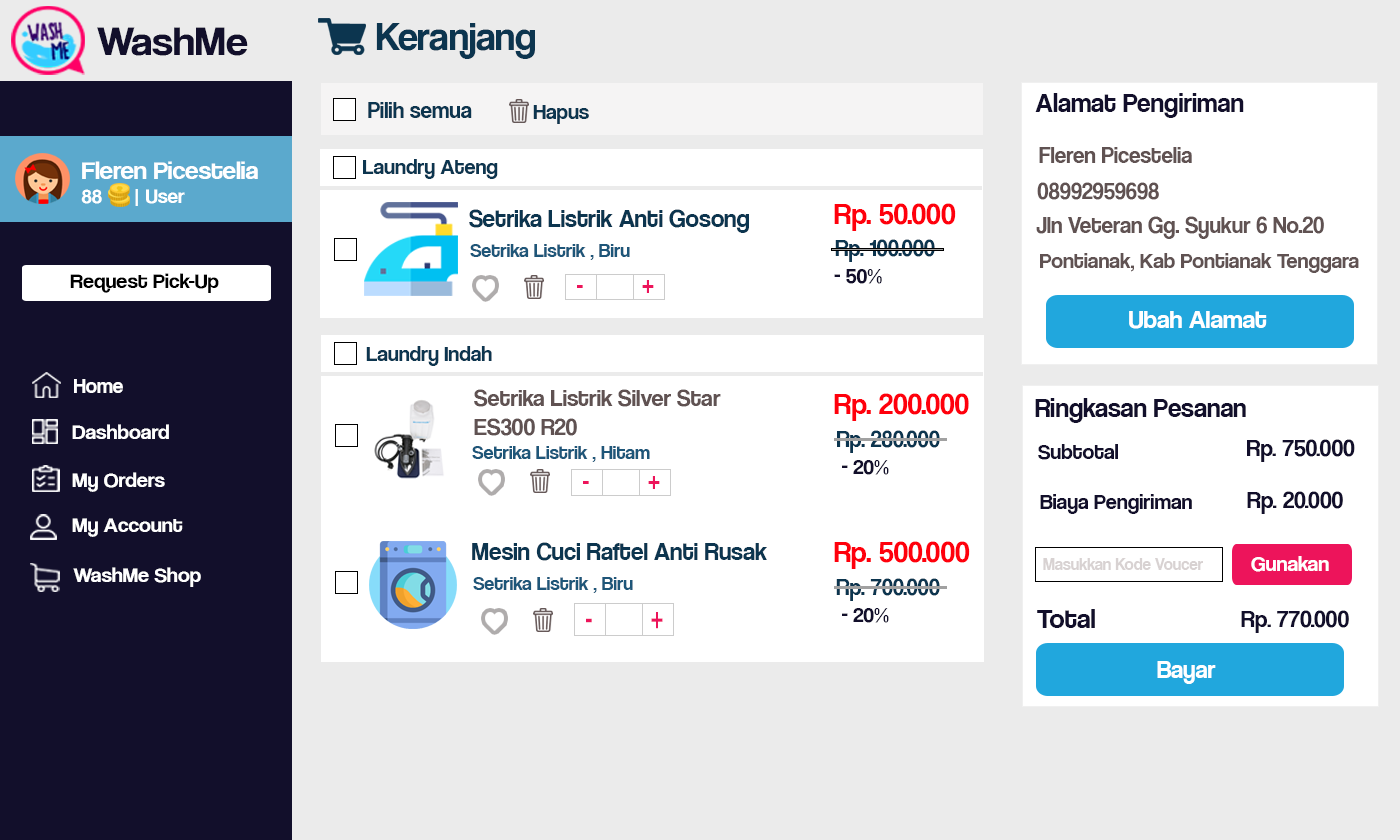
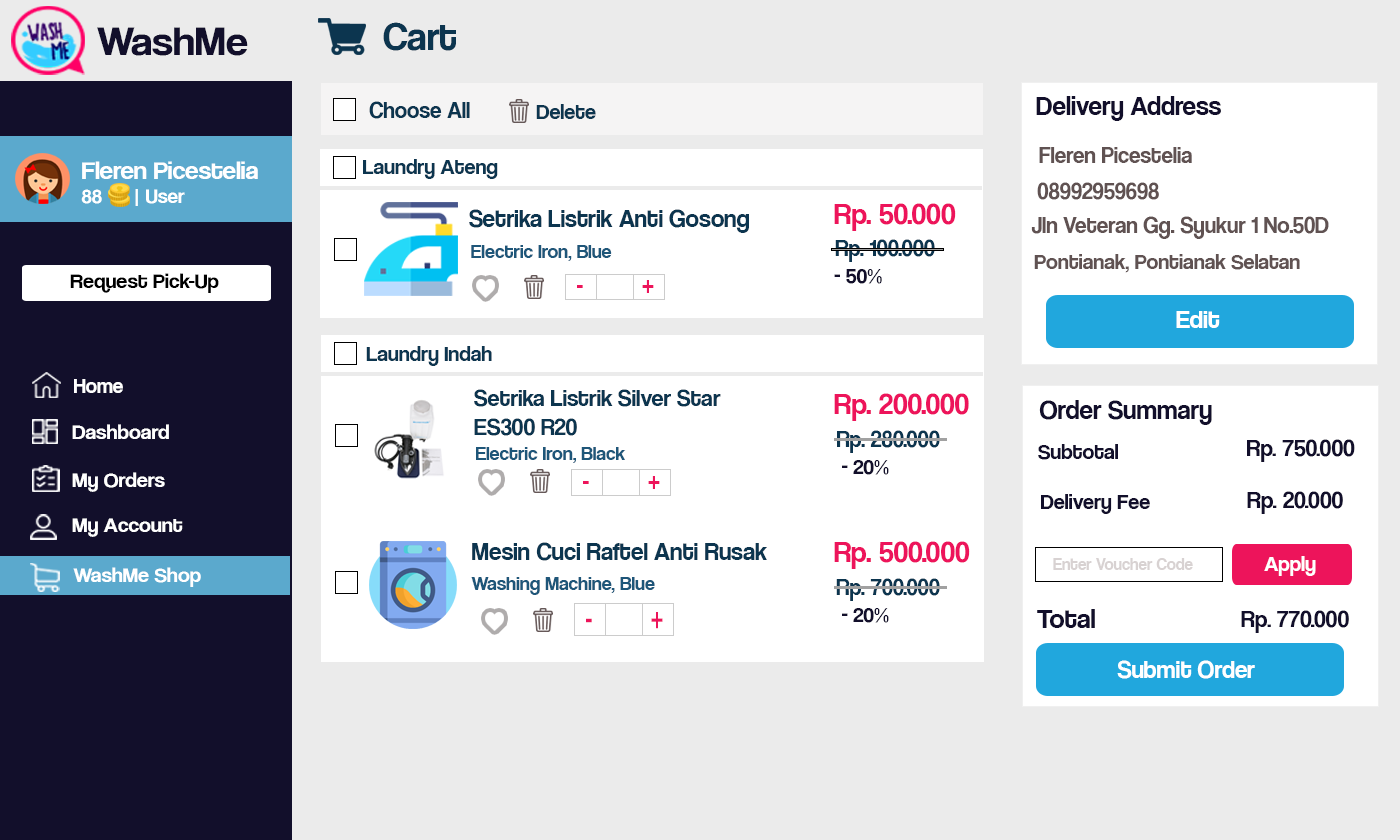
The second 1400×840 image is a revision of the first. Changes to its layers:
renamed "Ubah Alamat" to "Edit", painted on it over [1129, 311, 1267, 329]
renamed "Pontianak, Kab Pontianak Tenggara" to "Pontianak, Pontianak Selatan", painted on it over [1034, 253, 1359, 273]
renamed "Jln Veteran Gg. Syukur 6 No.20" to "Jln Veteran Gg. Syukur 1 No.50D", painted on it over [1031, 216, 1329, 239]
renamed "Bayar" to "Submit Order", painted on it over [1117, 660, 1255, 684]
renamed "Masukkan Kode Voucer" to "Enter Voucher Code", painted on it over [1043, 558, 1203, 570]
renamed "Gunakan" to "Apply", painted on it over [1251, 556, 1329, 576]
renamed "Biaya Pengiriman" to "Delivery Fee", painted on it over [1040, 494, 1192, 514]
renamed "Alamat Pengiriman" to "Delivery Address", painted on it over [1035, 93, 1244, 121]
renamed "Ringkasan Pesanan" to "Order Summary", painted on it over [1035, 398, 1246, 425]
painted on "Rp. 500.000" over [834, 541, 970, 569]
renamed "Setrika Listrik , Biru" to "Washing Machine, Blue", painted on it over [471, 577, 655, 595]
painted on "Rp. 50.000" over [834, 203, 956, 231]
renamed "Setrika Listrik , Hitam" to "Electric Iron, Black", painted on it over [472, 446, 650, 463]
painted on "Rp. 200.000" over [834, 393, 969, 421]
painted on "Setrika Listrik Silver Star ES300 R20" over [474, 389, 721, 436]
renamed "Setrika Listrik , Biru" to "Electric Iron, Blue", painted on it over [470, 244, 630, 261]
renamed "Hapus" to "Delete", painted on it over [533, 104, 596, 124]
renamed "Pilih semua" to "Choose All", painted on it over [368, 101, 472, 119]
renamed "Keranjang" to "Cart", painted on it over [376, 22, 535, 59]
added layer "Rectangle 6" (2nd of 2) above "Rectangle 1" over [0, 556, 290, 595]
